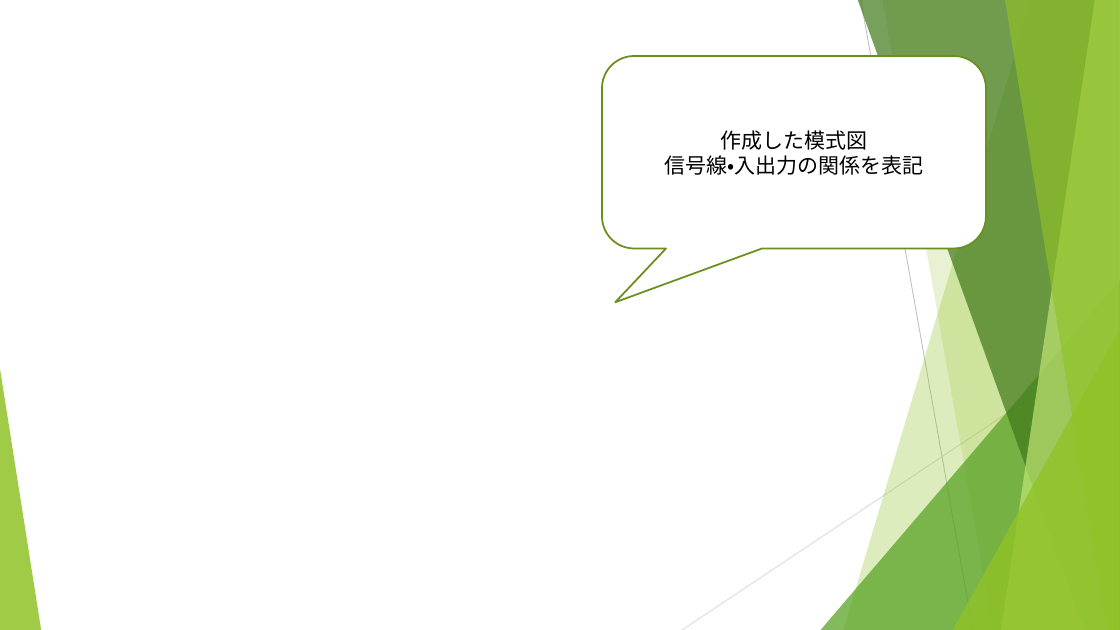
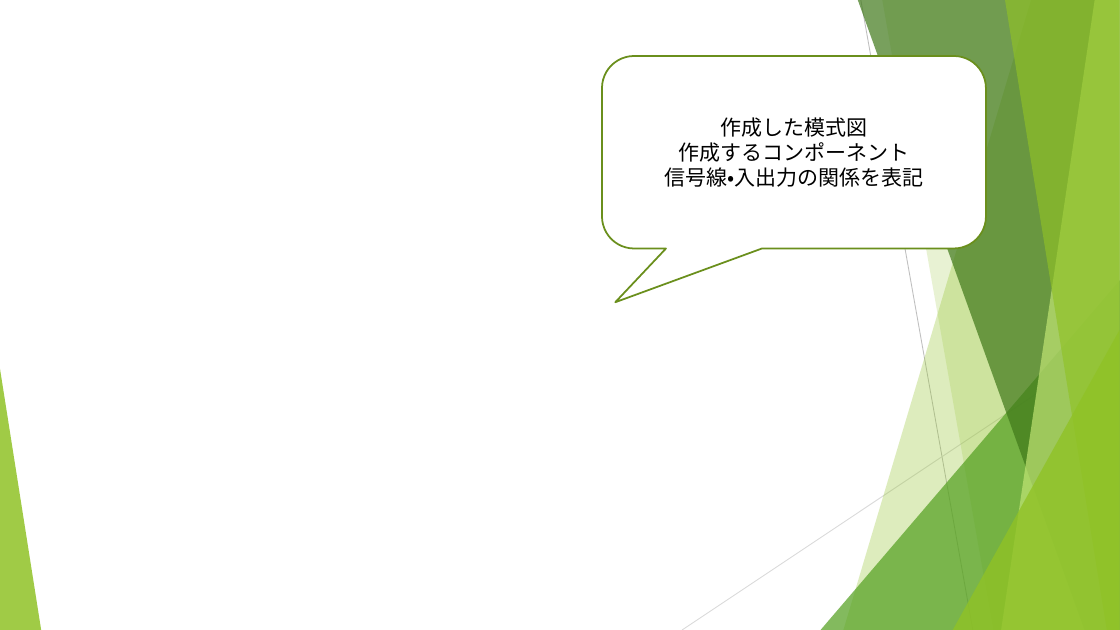
Before and after one commit to takata-daiki/sqrt, a slide deck: slide 4 of wiki_data/プロジェクト実験.pptx. Drawn at 1120x630 pixels with LibreOffice and Linux fonts; fonts in the diff are those of the drawing; background and template pictures are left out. Boxes give left, top, right and bottom in pixels: in the first picture for what was removed or moved away, otherwise in the second. Text is boxed around its words. In the diff, an @@ line names an element or a change of style, - is before the commit and + after.

```diff
--- a/wiki_data/プロジェクト実験.pptx
+++ b/wiki_data/プロジェクト実験.pptx
@@ text in rounded speech box at [678, 142, 909, 162]: paragraph added @@
+作成するコンポーネント
```
Also in this commit, not shown: 3 other slides changed.
